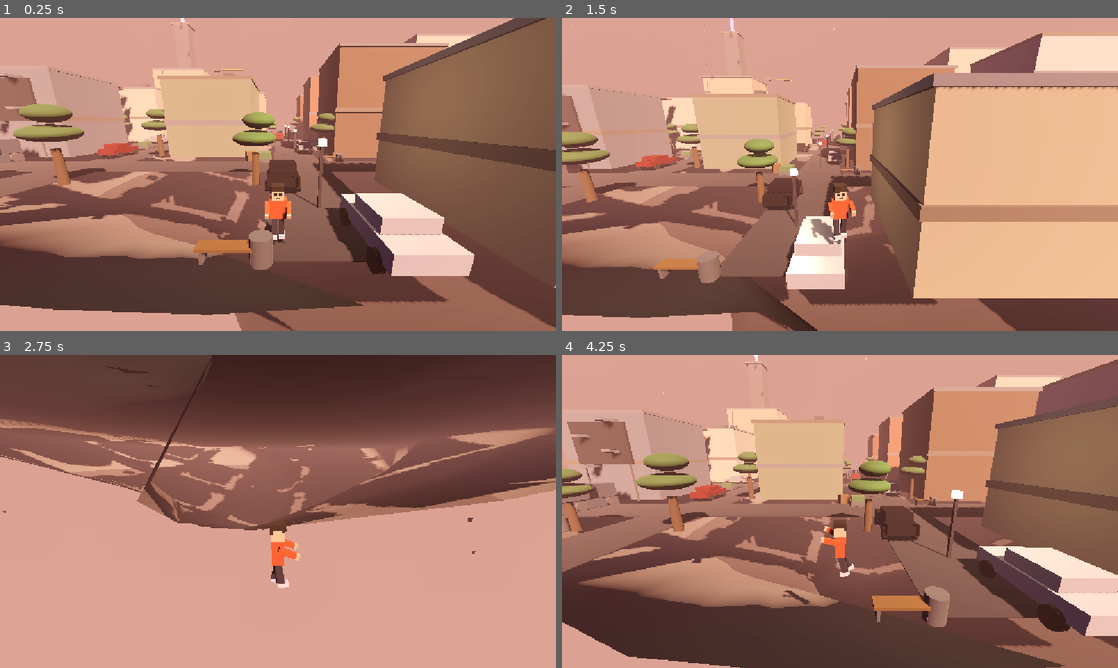
Above: before the commit, frames 1-4 (two rows, left to right).
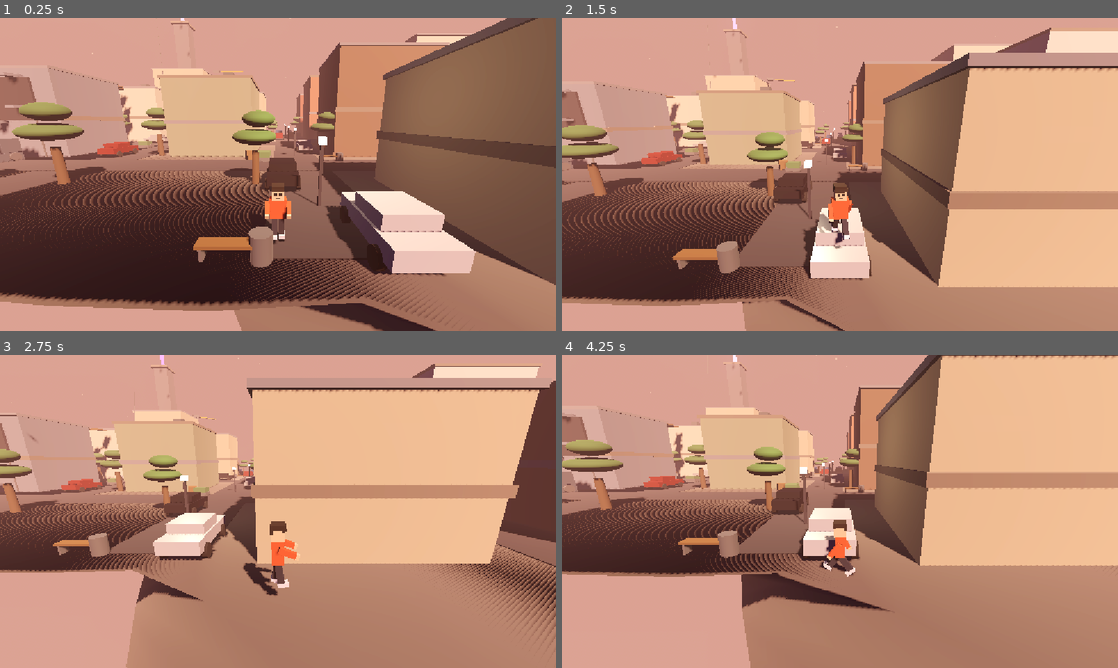
Above: after the commit, the same moments.

Repository: hasanhug/The---Falling---City
Game: Godot game, scene res://main.tscn
Two runs of this game, one before a commit and one after it. Both use one fixed random seed, a clock stepped at 60 frames per second and the inputs below.
Inputs (mouse positions are in pixels of both pictures, inside the frame that each line leads up to):
- Up to frame 1 (0.25 s): no input
- Up to frame 2 (1.5 s): move the mouse to (962, 158) at 0.52 s; hold D (move_right) 0.53-1.28 s; tap Space (jump) at 0.6, 0.77, 1.07 s; click (962, 158) at 0.67 s; move the mouse to (728, 190) at 1.27 s; hold S (move_back) from 1.28 s (still down); tap Shift (sprint) at 1.35 s
- Up to frame 3 (2.75 s): tap Space (jump) at 1.52, 1.55, 1.82, 2.3 s; move the mouse to (333, 442) at 2.02 s; release S (move_back) at 2.03 s; hold D (move_right) from 2.03 s (still down); tap Mouse wheel up (zoom_in) at 2.1 s
- Up to frame 4 (4.25 s): move the mouse to (812, 574) at 2.77 s; release D (move_right) at 2.78 s; hold W (move_forward) 2.78-3.53 s; tap Mouse wheel down (zoom_out) at 2.85 s; click (812, 574) at 2.92 s; tap Space (jump) at 3.02, 3.05, 3.32, 3.6, 3.77, 4.07 s; move the mouse to (1006, 558) at 3.52 s; hold A (move_left) from 3.53 s (still down)

The runs differ from the first frame. In frame 1, 28% of the frame differs, in the area x 0-100%, y 0-100%; in frame 2, 43%; in frame 3, 88%; in frame 4, 75%.

Commit message:
Added different jump features

Diff:
--- a/island.gd
+++ b/island.gd
@@ -145,14 +145,17 @@
 
 
 ## Adds one triangle to the mesh and remembers it for the collision shape.
+## Note: b and c are added in swapped order on purpose — it flips every
+## face so the top surface and outer walls face the player (the original
+## winding rendered inside-out). Collision is two-sided, so it is unaffected.
 ## Zero-area (degenerate) triangles are skipped: they render as nothing and
 ## can upset the physics engine's shape building.
 func _add_triangle(tool: SurfaceTool, a: Vector3, b: Vector3, c: Vector3) -> void:
 	if (b - a).cross(c - a).length_squared() < 0.000001:
 		return
 	tool.add_vertex(a)
+	tool.add_vertex(c)
 	tool.add_vertex(b)
-	tool.add_vertex(c)
 	_faces.append(a)
+	_faces.append(c)
 	_faces.append(b)
-	_faces.append(c)
--- a/main.gd
+++ b/main.gd
@@ -38,7 +38,7 @@
 
 	# 3. Swing the hook across the gap: low near the first roof, high by the tower.
 	var swing := sin(_time * HOOK_SPEED)
-	hook.position = Vector3(-32.0, 15.15 - 2.65 * swing, -19.0 + 4.5 * swing)
+	hook.position = Vector3(-32.0, 14.55 - 2.55 * swing, -19.0 + 4.5 * swing)
 	_update_cable()
 
 	# 4. Rotate the crane arm slowly, like a clock hand.
--- a/main.tscn
+++ b/main.tscn
@@ -335,7 +335,7 @@
 size = Vector3(2, 0.9, 6)
 
 [sub_resource type="BoxShape3D" id="ContainerShape"]
-size = Vector3(2, 1.6, 3.4)
+size = Vector3(2, 1.1, 3.4)
 
 [sub_resource type="BoxShape3D" id="CabShape"]
 size = Vector3(2, 1.4, 1.6)
@@ -1037,13 +1037,13 @@
 shape = SubResource("ChassisShape")
 
 [node name="Container" type="MeshInstance3D" parent="Parkour/Truck"]
-position = Vector3(0, 1.8, 1.2)
-scale = Vector3(2, 1.6, 3.4)
+position = Vector3(0, 1.45, 1.2)
+scale = Vector3(2, 1.1, 3.4)
 mesh = SubResource("UnitBoxMesh")
 surface_material_override/0 = SubResource("TruckMat")
 
 [node name="ContainerCollision" type="CollisionShape3D" parent="Parkour/Truck"]
-position = Vector3(0, 1.8, 1.2)
+position = Vector3(0, 1.45, 1.2)
 shape = SubResource("ContainerShape")
 
 [node name="Cab" type="MeshInstance3D" parent="Parkour/Truck"]
@@ -1198,7 +1198,7 @@
 surface_material_override/0 = SubResource("WornGrey")
 
 [node name="ArmPivot" type="Node3D" parent="Parkour"]
-position = Vector3(-30, 19.9, -30)
+position = Vector3(-30, 19.3, -30)
 
 [node name="Motor" type="MeshInstance3D" parent="Parkour/ArmPivot"]
 position = Vector3(0, 0.6, 0)
@@ -1223,7 +1223,7 @@
 surface_material_override/0 = SubResource("WornGrey")
 
 [node name="EndPlatform" type="StaticBody3D" parent="Parkour"]
-position = Vector3(-42, 19.35, -30)
+position = Vector3(-42, 18.85, -30)
 
 [node name="Mesh" type="MeshInstance3D" parent="Parkour/EndPlatform"]
 mesh = SubResource("EndShape")
--- a/player.gd
+++ b/player.gd
@@ -4,8 +4,15 @@
 const SPEED := 6.0
 ## How much faster the player moves while sprinting.
 const SPRINT_MULTIPLIER := 1.6
-## Upward speed given to the player when jumping.
-const JUMP_VELOCITY := 6.5
+## Upward speed given to the player when jumping (reaches ~1.5 m).
+const JUMP_VELOCITY := 4.6
+## Player gravity while rising: lower than real gravity for a light jump.
+const GRAVITY_UP := 7.0
+## Falling gravity multiplier: drops stay fast and weighty, never floaty.
+const FALL_GRAVITY_MULT := 1.8
+## Near the apex (rising slower than this), extra gravity kills the hang.
+const APEX_THRESHOLD := 1.2
+const APEX_EXTRA_MULT := 1.5
 ## How quickly the player model turns to face the direction it moves in.
 const TURN_SPEED := 10.0
 ## If the player falls below this height, respawn at the start.
@@ -84,7 +91,7 @@
 		# 2a. Climbing: Space leaps off, S lets go, otherwise keep scaling the wall.
 		if Input.is_action_just_pressed("jump"):
 			_climbing = false
-			velocity = _wall_normal * 3.5 + Vector3.UP * 5.0
+			velocity = _wall_normal * 3.5 + Vector3.UP * 4.4
 		elif input_dir.y > 0.3:
 			_climbing = false
 			velocity = Vector3.ZERO
@@ -96,7 +103,13 @@
 	else:
 		# 2b. Normal movement: gravity and jumping.
 		if not is_on_floor():
-			velocity += get_gravity() * delta
+			# Asymmetric gravity: light rise, snappy fall, no apex hang.
+			var gravity := GRAVITY_UP
+			if velocity.y <= 0.0:
+				gravity *= FALL_GRAVITY_MULT
+			elif velocity.y < APEX_THRESHOLD:
+				gravity *= APEX_EXTRA_MULT
+			velocity.y -= gravity * delta
 		if Input.is_action_just_pressed("jump") and is_on_floor():
 			velocity.y = JUMP_VELOCITY
 
